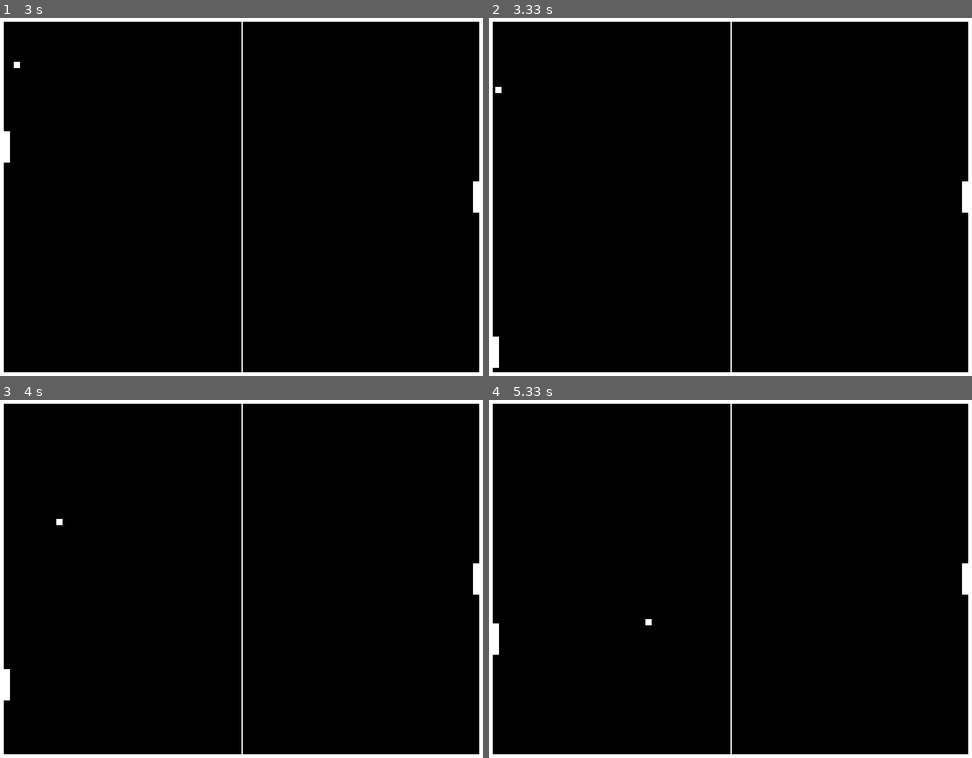
Above: before the commit, frames 1-4 (two rows, left to right).
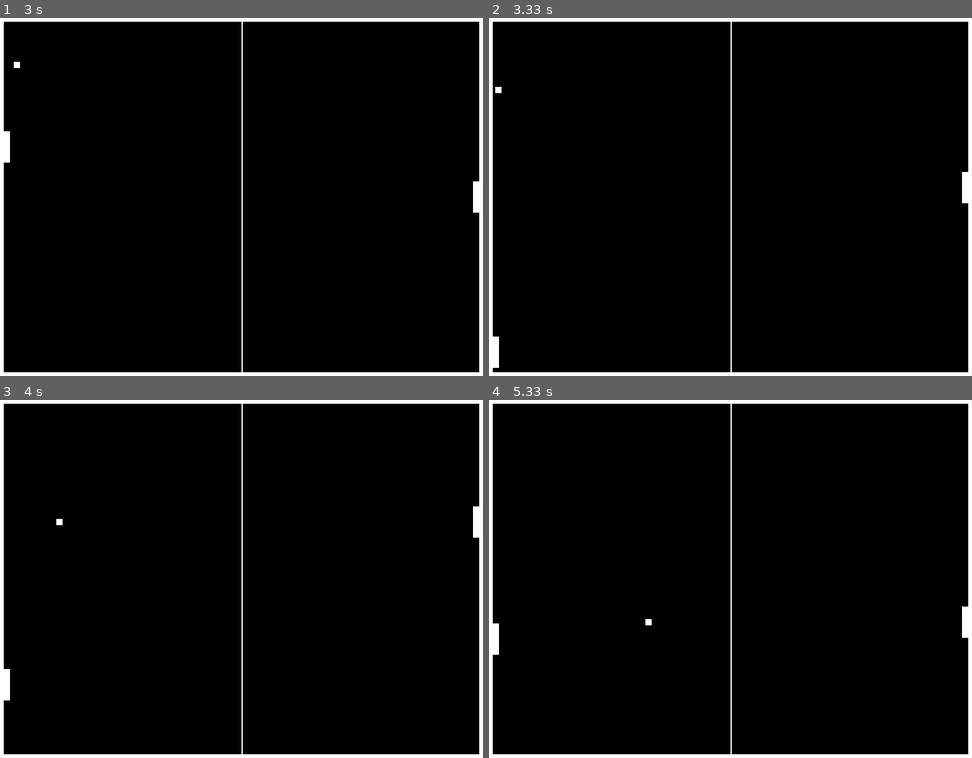
Above: after the commit, the same moments.

Repository: taohansens/Infnet
Game: pygame game, started from Bloco I/Fundamentos do Desenvolvimento Python/TP_03/Q17.py
The game is run twice, just before and just after one commit, with the same random seed, the same clock (stepped at 60 frames per second) and the same inputs.
Inputs (mouse positions are in pixels of both pictures, inside the frame that each line leads up to):
- Up to frame 1 (3 s): press the mouse at (120, 200) at 0.37 s; move the mouse to (207, 239) at 0.47 s; release the mouse at (289, 279) at 0.6 s; press the mouse at (120, 200) at 0.7 s; move the mouse to (212, 214) at 0.8 s; release the mouse at (299, 229) at 0.93 s; press the mouse at (120, 200) at 1.03 s; move the mouse to (169, 247) at 1.13 s; release the mouse at (217, 293) at 1.27 s; press the mouse at (120, 200) at 1.37 s; move the mouse to (246, 229) at 1.47 s; release the mouse at (371, 254) at 1.6 s; press the mouse at (120, 200) at 1.7 s; move the mouse to (270, 247) at 1.8 s; release the mouse at (415, 297) at 1.93 s; press the mouse at (120, 200) at 2.03 s; move the mouse to (231, 164) at 2.13 s; release the mouse at (347, 132) at 2.27 s; press the mouse at (120, 200) at 2.37 s; move the mouse to (236, 154) at 2.47 s; release the mouse at (352, 103) at 2.6 s; press the mouse at (120, 200) at 2.7 s; move the mouse to (125, 164) at 2.8 s; release the mouse at (130, 132) at 2.93 s
- Up to frame 2 (3.33 s): press the mouse at (609, 200) at 3.03 s; move the mouse to (595, 268) at 3.13 s; release the mouse at (580, 336) at 3.27 s
- Up to frame 3 (4 s): press the mouse at (120, 582) at 3.37 s; move the mouse to (130, 593) at 3.47 s; release the mouse at (144, 607) at 3.6 s; press the mouse at (120, 582) at 3.7 s; move the mouse to (260, 625) at 3.8 s; release the mouse at (396, 668) at 3.93 s
- Up to frame 4 (5.33 s): press the mouse at (609, 582) at 4.03 s; move the mouse to (653, 525) at 4.13 s; release the mouse at (701, 464) at 4.27 s; press the mouse at (609, 582) at 4.37 s; move the mouse to (609, 611) at 4.47 s; release the mouse at (604, 639) at 4.6 s; press the mouse at (609, 582) at 4.7 s; move the mouse to (580, 546) at 4.8 s; release the mouse at (546, 510) at 4.93 s; press the mouse at (609, 582) at 5.03 s; move the mouse to (759, 604) at 5.13 s; release the mouse at (914, 621) at 5.27 s

Frame 1 is identical in both runs. In frame 2, less than 0.1% of the frame differs, in the area x 97-100%, y 43-55%; in frame 3, 0.2%, in the area x 97-100%, y 29-55%; in frame 4, 0.2%.

Commit message:
movimentação bot e colidder com as paletas

Diff:
--- a/Bloco I/Fundamentos do Desenvolvimento Python/TP_03/Q17.py
+++ b/Bloco I/Fundamentos do Desenvolvimento Python/TP_03/Q17.py
@@ -67,6 +67,26 @@
     return bolaDirX, bolaDirY
 
 
+# Verifica a colisão da bola com a paleta1 ou paleta2
+def verifica_colisao_paletas(bola, paleta1, paleta2, bolaDirX):
+    if bolaDirX == -1 and paleta1.right == bola.left and paleta1.top < bola.top and paleta1.bottom > bola.bottom:
+        return -1
+    elif bolaDirX == 1 and paleta2.left == bola.right and paleta2.top < bola.top and paleta2.bottom > bola.bottom:
+        return -1
+    else:
+        return 1
+
+
+def paleta_bot(bola, bolaDirX, paleta2):
+    # Movimentar a paleta quando a bola vem em direção da paleta
+    if bolaDirX == 1:
+        if paleta2.centery < bola.centery:
+            paleta2.y += 1
+        else:
+            paleta2.y -=1
+    return paleta2
+
+
 def main():
     pygame.init()
     global DISPLAYSURF
@@ -117,6 +137,9 @@
         desenha_bola(bola)
         bola = movimento_bola(bola, bolaDirX, bolaDirY)
         bolaDirX, bolaDirY = verifica_colisao(bola, bolaDirX, bolaDirY)
+        paleta2 = paleta_bot(bola, bolaDirX, paleta2)
+        bolaDirX = bolaDirX * verifica_colisao_paletas(bola, paleta1, paleta2, bolaDirX)
+
         pygame.display.update()
         FPSCLOCK.tick(FPS)
 
